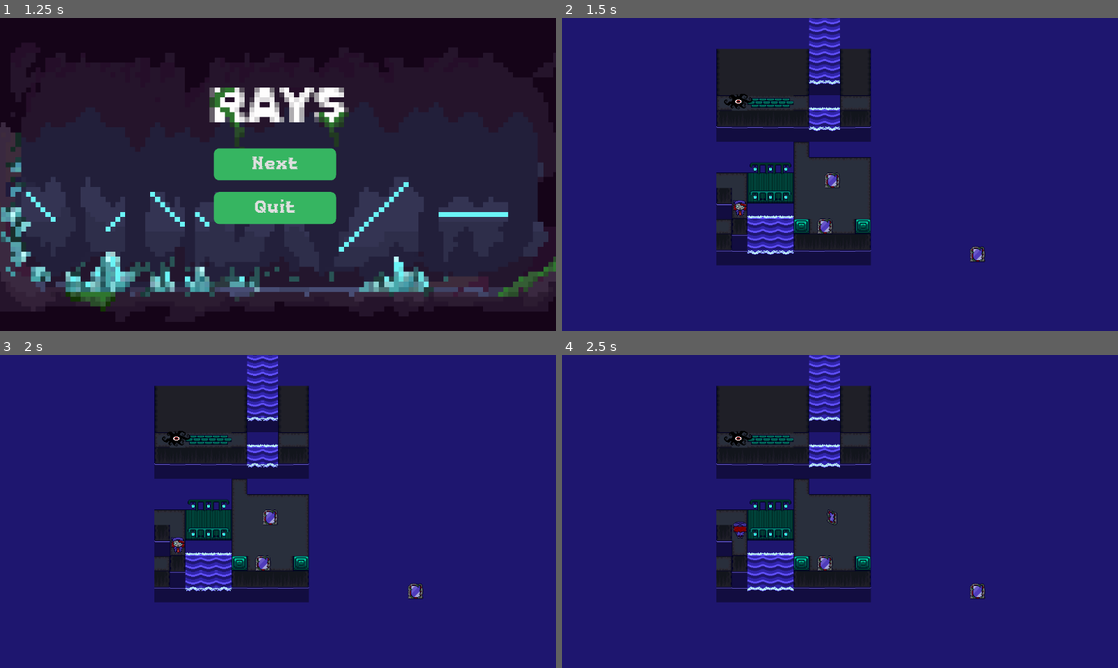
Above: before the commit, frames 1-4 (two rows, left to right).
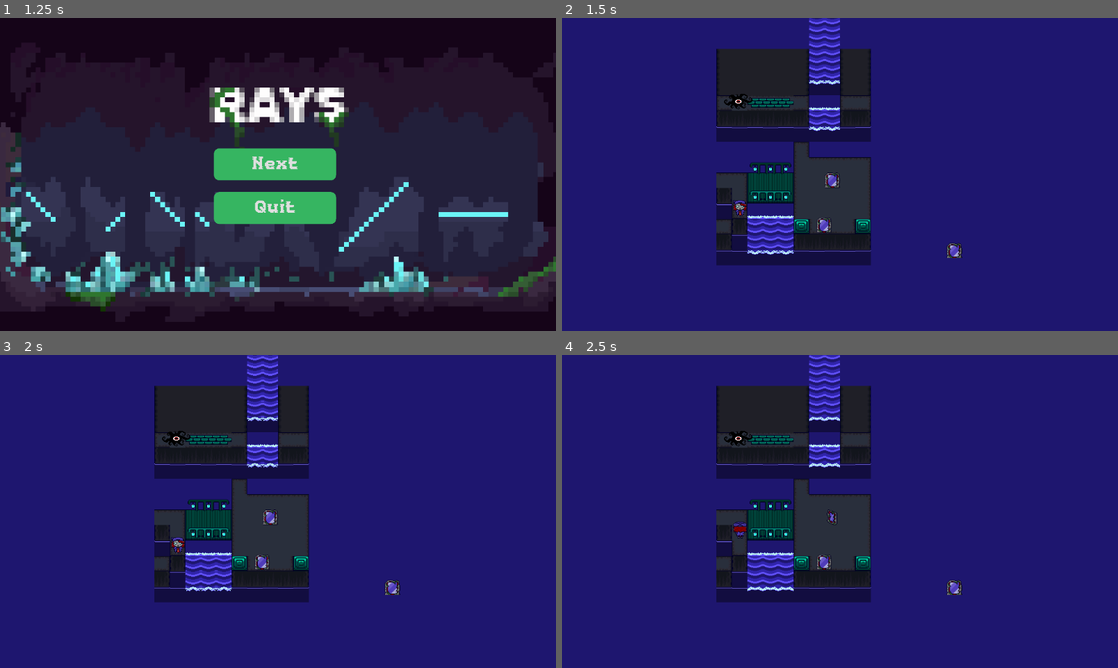
Above: after the commit, the same moments.

Repository: Alfreditann/rays2.1
Game: Godot game, scene res://Scenes/main_menu.tscn
Two runs of this game, one before a commit and one after it. Both use one fixed random seed, a clock stepped at 60 frames per second and the inputs below. Video files are missing from this copy of the repository; at most half a second of black plays in their place.
Inputs:
- Up to frame 1 (1.25 s): click "Start Game" at 0.5 s
- Up to frame 2 (1.5 s): click "Next" at 1.25 s
- Up to frame 3 (2 s): no input
- Up to frame 4 (2.5 s): hold D (move_right) from 2.03 s (still down); tap E (action_2) at 2.1 s; tap W (move_up) at 2.27 s

Frame 1 is identical in both runs. In frame 2, 0.3% of the frame differs, in the area x 45-77%, y 63-78%; in frame 3, 0.3%; in frame 4, 0.3%.

Commit message:
Something

Diff:
--- /dev/null
+++ b/rays/GDScripts/mirror_push_2.gd
@@ -0,0 +1,26 @@
+extends CharacterBody2D
+
+const TILE_SIZE := Vector2(32, 32)
+
+var moving := false
+
+func push(direction: Vector2):
+	if moving:
+		return
+
+	moving = true
+
+	var target_pos = global_position + direction * TILE_SIZE
+
+	var tween = create_tween()
+
+	tween.tween_property(
+		self,
+		"global_position",
+		target_pos,
+		0.15
+	)
+	tween.finished.connect(func():
+		global_position = target_pos
+		moving = false
+	)
--- a/rays/GDScripts/player.gd
+++ b/rays/GDScripts/player.gd
@@ -44,6 +44,7 @@
 	# Interact with mirror(can bli utvided om flere ting blir lagt til)
 	if Input.is_action_just_pressed("action_2"):
 		interact.emit()
+		try_push()
 
 	# Tile-based movement input + collision check
 	if Input.is_action_pressed("move_up"):
@@ -98,6 +99,27 @@
 			Vector2.RIGHT:
 				anim.play("Right_idle")
 
+func get_facing_ray() -> RayCast2D:
+	match last_dir:
+		Vector2.UP:
+			return $up
+		Vector2.DOWN:
+			return $down
+		Vector2.LEFT:
+			return $left
+		Vector2.RIGHT:
+			return $right
+	return null
+
+func try_push():
+	var ray = get_facing_ray()
+
+	if ray and ray.is_colliding():
+		var collider = ray.get_collider()
+
+		if collider and collider.has_method("push"):
+			collider.push(last_dir)
+
 func start_move(dir: Vector2):
 	moving = true
 	target_pos = global_position + dir * tile_size
--- a/rays/Scenes/level_3.tscn
+++ b/rays/Scenes/level_3.tscn
@@ -494,10 +494,10 @@
 position = Vector2(369, 393)
 
 [node name="PushableMirror" parent="." unique_id=665721197 instance=ExtResource("7_53xsp")]
-position = Vector2(546, 433)
+position = Vector2(544, 431)
 
 [node name="mirror" parent="." unique_id=1535472843 instance=ExtResource("6_qf6rc")]
 position = Vector2(560, 336)
 
 [node name="PushMirror" parent="." unique_id=1899257704 instance=ExtResource("7_5e78q")]
-position = Vector2(880, 375)
+position = Vector2(831, 375)
Not shown, added: rays/GDScripts/mirror_push_2.gd.uid
